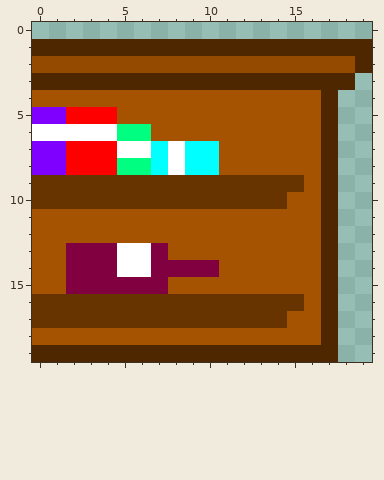
File history of a pixel-art sprite, img/world3/bookcase_right.png. The picture above was drawn from the file before the commit.
The file is 100x100 pixels, drawn in blocks of 5x5; one block is one cell here.
And afterwards:
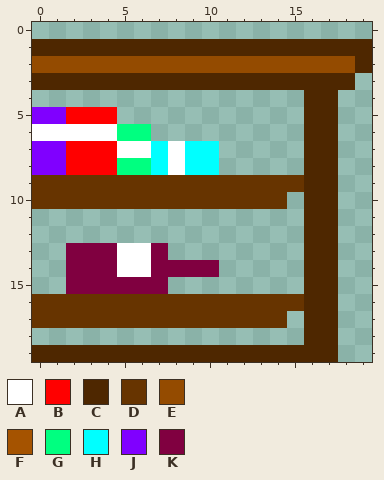
Palette (. is transparent): A #ffffff  B #ff0000  C #4e2700  D #673400  E #944b00  F #a55300  G #00ff80  H #00ffff  J #8000ff  K #800040
Edits made:
The author changed colour F to colour C in rows 4 to 18 at x 16.
Colour F is gone in row 4 at x 0 to 15; in row 5 at x 5 to 15; in row 6 at x 7 to 15; in rows 7 to 8 at x 11 to 15; in row 10 at x 15; in rows 11 to 12 at x 0 to 15.
Colour F is gone in row 13 at x 0 to 1 and 8 to 15; in row 14 at x 0 to 1 and 11 to 15; in row 15 at x 0 to 1 and 8 to 15; in row 17 at x 15; in row 18 at x 0 to 15.
Boxes around the changes in both pictures, in picture pixels (x1, y1, x2, y2):
changed: (32, 90, 321, 345)
